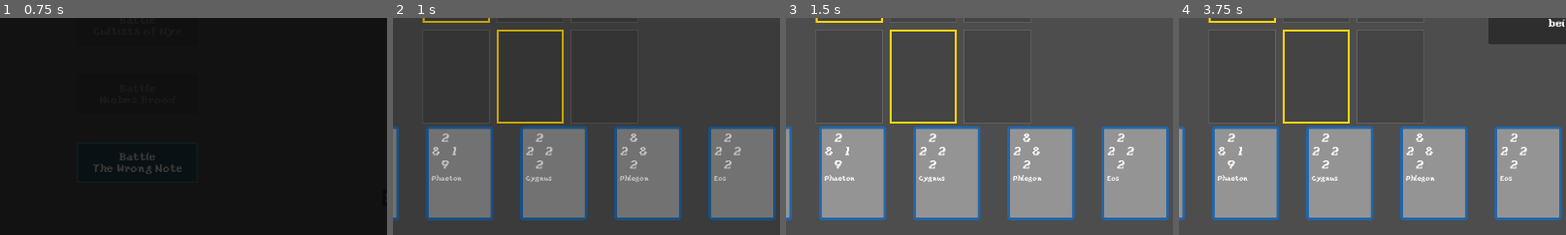
Above: before the commit, frames 1-4 (left to right).
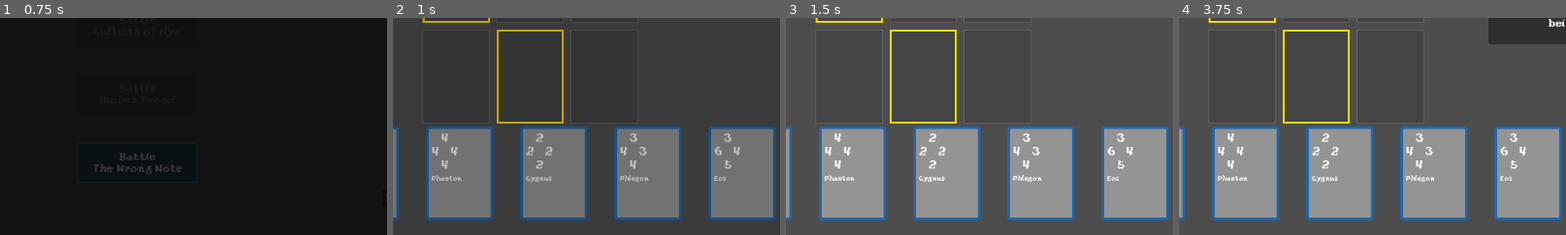
Above: after the commit, the same moments.

Repository: leslieharding/Mnemosyne
Game: Godot game, scene res://Scenes/RunMap.tscn
The game is run twice, just before and just after one commit, with the same random seed, the same clock (stepped at 60 frames per second) and the same inputs. This scene is started directly instead of the project's main scene.
Inputs (mouse positions are % of the whole screen's width and height, from its top left):
- Up to frame 1 (0.75 s): click "Battle The Wrong Note" at 0.5 s
- Up to frame 2 (1 s): no input
- Up to frame 3 (1.5 s): tap Enter (ui_accept) at 1.25 s; move the mouse to (45, 70) at 1.27 s; hold Up (ui_up) from 1.28 s (still down); hold Enter (ui_accept) from 1.28 s (still down); click (45, 70) at 1.42 s
- Up to frame 4 (3.75 s): release Up (ui_up) at 2 s; release Enter (ui_accept) at 2 s; click "📖" at 2 s; click "▶" at 2.75 s; click "X" at 3.5 s
The pictures show only the part of the screen within x 32-82%, y 50-100%; the shares and areas given below are measured in that part.

Frame 1 is identical in both runs. In frame 2, 0.4% of the frame differs, in the area x 10-90%, y 53-70%; in frame 3, 0.5%; in frame 4, 0.5%.

Commit message:
hunt fixed, weaker starting deck

Diff:
--- a/Resources/Abilities/hunt.tres
+++ b/Resources/Abilities/hunt.tres
@@ -5,7 +5,7 @@
 [resource]
 script = ExtResource("1_iggo7")
 ability_name = "Hunt"
-description = "Select a slot to hunt. Either fight an enemy card directly or lay a trap on an empty slot. "
+description = "Select a slot to hunt. If an enemy plays a card in the hunted slot the hunter attacks. "
 unlock_level = 0
 trigger_condition = 0
 metadata/_custom_type_script = "uid://cf0rb8uoxl6jj"
--- a/Resources/Collections/Apollo.tres
+++ b/Resources/Collections/Apollo.tres
@@ -3,11 +3,11 @@
 [ext_resource type="Script" uid="uid://lhqcxql28o5c" path="res://Resources/card_resource.gd" id="1_vqrrp"]
 [ext_resource type="Script" uid="uid://bx8x0dmil6800" path="res://Resources/card_ability.gd" id="2_gowu1"]
 [ext_resource type="Script" uid="uid://c4u8pww3jsm12" path="res://Resources/deck_definition.gd" id="2_w7xgs"]
-[ext_resource type="Script" uid="uid://cf0rb8uoxl6jj" path="res://Resources/Abilities/hunt_ability.gd" id="3_2h7tk"]
 [ext_resource type="Script" uid="uid://bdwr18g3ouvfo" path="res://Resources/god_card_collection.gd" id="3_cm1c1"]
 [ext_resource type="Script" uid="uid://bqbrhjegh1g6e" path="res://Resources/Abilities/stat_boost_ability.gd" id="3_p7jhq"]
 [ext_resource type="Script" uid="uid://bmxtvlg3nqx7s" path="res://Resources/level_data.gd" id="4_2h7tk"]
 [ext_resource type="Script" uid="uid://b72irnrav5w53" path="res://Resources/Abilities/defensive_counter_ability.gd" id="5_bufwg"]
+[ext_resource type="Script" uid="uid://dgsvwgjhs2vju" path="res://Resources/Abilities/stat_nullify_ability.gd" id="6_ca26u"]
 [ext_resource type="Script" uid="uid://43v8bwokc47i" path="res://Resources/Abilities/extended_range_ability.gd" id="7_qbbw0"]
 [ext_resource type="Script" uid="uid://d1cwgpmvptcjn" path="res://Resources/Abilities/passive_boost_ability.gd" id="8_xjxyc"]
 
@@ -74,7 +74,7 @@
 [sub_resource type="Resource" id="Resource_80o7w"]
 script = ExtResource("1_vqrrp")
 card_name = "Helios"
-values = Array[int]([5, 5, 5, 5])
+values = Array[int]([3, 3, 3, 3])
 description = "The sun titan arrives"
 abilities = Array[ExtResource("2_gowu1")]([SubResource("Resource_gowu1")])
 level_data = Array[ExtResource("4_2h7tk")]([SubResource("Resource_l7o3e"), SubResource("Resource_f31oe"), SubResource("Resource_gs2nm")])
@@ -92,7 +92,7 @@
 [sub_resource type="Resource" id="Resource_ogwmq"]
 script = ExtResource("1_vqrrp")
 card_name = "Phaeton"
-values = Array[int]([2, 1, 9, 8])
+values = Array[int]([4, 4, 4, 4])
 description = "Look up, you will see me driving the sun along"
 abilities = Array[ExtResource("2_gowu1")]([SubResource("Resource_71nia")])
 level_data = Array[ExtResource("4_2h7tk")]([])
@@ -100,12 +100,12 @@
 metadata/_custom_type_script = "uid://lhqcxql28o5c"
 
 [sub_resource type="Resource" id="Resource_p7jhq"]
-script = ExtResource("3_2h7tk")
-ability_name = "Hunt"
-description = "Select a slot to hunt. Either fight an enemy card directly or lay a trap on an empty slot."
-unlock_level = 0
-trigger_condition = 0
-metadata/_custom_type_script = "uid://cf0rb8uoxl6jj"
+script = ExtResource("6_ca26u")
+ability_name = "Stat Nullify"
+description = "When this card is captured, set its stats to 1"
+unlock_level = 0
+trigger_condition = 2
+metadata/_custom_type_script = "uid://dgsvwgjhs2vju"
 
 [sub_resource type="Resource" id="Resource_pdvfu"]
 script = ExtResource("1_vqrrp")
@@ -128,7 +128,7 @@
 [sub_resource type="Resource" id="Resource_j3ax7"]
 script = ExtResource("1_vqrrp")
 card_name = "Phlegon"
-values = Array[int]([8, 8, 2, 2])
+values = Array[int]([3, 3, 4, 4])
 description = "Shining bright"
 abilities = Array[ExtResource("2_gowu1")]([SubResource("Resource_njf8p")])
 level_data = Array[ExtResource("4_2h7tk")]([])
@@ -147,7 +147,7 @@
 [sub_resource type="Resource" id="Resource_bvknv"]
 script = ExtResource("1_vqrrp")
 card_name = "Eos"
-values = Array[int]([2, 2, 2, 2])
+values = Array[int]([3, 4, 5, 6])
 description = "Rosey Fingered Eos throws open the doors to a new day"
 abilities = Array[ExtResource("2_gowu1")]([SubResource("Resource_bi2ap")])
 level_data = Array[ExtResource("4_2h7tk")]([])
--- a/Scripts/card_battle_manager.gd
+++ b/Scripts/card_battle_manager.gd
@@ -2184,10 +2184,14 @@
 			# Restore the previous slot's original styling
 			restore_slot_original_styling(current_grid_index)
 
-		# Update the current selection to the hovered slot
 		current_grid_index = grid_index
 
-		# Apply selection highlight with awareness of sun spots
+		if grid_index in active_hunts:
+			print("Mouse entered hunt trap slot - preserving hunt styling but allowing selection")
+			# Don't change the visual styling, but the slot is now selected for placement
+			return
+
+		# Apply selection highlight with awareness of sun spots (for non-hunt slots)
 		apply_selection_highlight(grid_index)
 
 
@@ -2198,6 +2202,9 @@
 	# If this slot is not the currently selected one, restore its original styling
 	if current_grid_index != grid_index and not grid_occupied[grid_index]:
 		restore_slot_original_styling(grid_index)
+	# FIXED: If this IS the currently selected slot but has a hunt trap, restore hunt styling
+	elif current_grid_index == grid_index and grid_index in active_hunts:
+		apply_hunt_target_styling(grid_index)
 
 
 func restore_slot_original_styling(grid_index: int):
@@ -2206,8 +2213,11 @@
 
 	var slot = grid_slots[grid_index]
 
-	# Check if this is a sunlit position
-	if grid_index in sunlit_positions:
+	# FIXED: Check for hunt trap first, then sunlit position
+	if grid_index in active_hunts:
+		# Restore hunt trap styling
+		apply_hunt_target_styling(grid_index)
+	elif grid_index in sunlit_positions:
 		# Restore sunlit styling
 		apply_sunlit_styling(grid_index)
 	else:
@@ -2220,8 +2230,11 @@
 
 	var slot = grid_slots[grid_index]
 
-	# Check if this is a sunlit position
-	if grid_index in sunlit_positions:
+	# FIXED: Check for hunt trap first, then sunlit position
+	if grid_index in active_hunts:
+		# Don't override hunt trap styling with selection highlight
+		return
+	elif grid_index in sunlit_positions:
 		# Create a combined sunlit + selected style
 		var sunlit_selected_style = StyleBoxFlat.new()
 		sunlit_selected_style.bg_color = Color("#444444")
@@ -2236,28 +2249,31 @@
 
 		slot.add_theme_stylebox_override("panel", sunlit_selected_style)
 	else:
-		# Regular selection styling for non-sunlit slots
+		# Regular selection styling for non-special slots
 		slot.add_theme_stylebox_override("panel", selected_grid_style)
 
 
 # Grid click handler (only during player's turn)
 func _on_grid_gui_input(event, grid_index):
-	# Handle hunt target selection FIRST (before other input handling)
+	# Handle hunt target selection FIRST (but only during hunt mode setup)
 	if hunt_mode_active and current_hunter_owner == Owner.PLAYER:
 		if event is InputEventMouseButton:
 			if event.button_index == MOUSE_BUTTON_LEFT and event.pressed:
-				select_hunt_target(grid_index)
-				return  # Don't process normal card placement
+				# Only allow trap setup on empty slots for now (disable direct combat)
+				if not grid_occupied[grid_index]:
+					select_hunt_target(grid_index)
+				else:
+					print("Direct hunt combat disabled - can only set traps on empty slots")
+				return  # Don't process normal card placement during hunt mode
 
 	if not turn_manager.is_player_turn():
 		return
 
 	if event is InputEventMouseButton:
 		if event.button_index == MOUSE_BUTTON_LEFT and event.pressed:
-			# Only place card if a card is selected and grid is not occupied
+			# SIMPLIFIED: Just check if card selected and slot not occupied
+			# Hunt trap handling moved to place_card_on_grid()
 			if selected_card_index != -1 and not grid_occupied[grid_index]:
-				# The grid selection is already handled by mouse_entered
-				# Just place the card
 				place_card_on_grid()
 
 # Update the visual display of a card after its stats change
@@ -2273,11 +2289,20 @@
 		card_display.setup(card_data)
 		print("Updated card display for ", card_data.card_name, " with new values: ", card_data.values)
 
-# REPLACE the entire place_card_on_grid() function with this version:
-
 func place_card_on_grid():
 	if selected_card_index == -1 or current_grid_index == -1:
 		return
+
+	# FIXED: Handle hunt trap removal BEFORE checking if slot is occupied
+	if current_grid_index in active_hunts:
+		var hunt_data = active_hunts[current_grid_index]
+		# Only remove if it's our own hunt trap
+		if hunt_data.hunter_owner == Owner.PLAYER:
+			print("Removing player's own hunt trap from slot ", current_grid_index)
+			remove_hunt_trap(current_grid_index)
+		else:
+			print("Cannot place on enemy hunt trap!")
+			return
 
 	if grid_occupied[current_grid_index]:
 		print("Grid slot is already occupied!")
@@ -2395,7 +2420,7 @@
 
 	print("Card placed on grid at position", current_grid_index)
 
-	# Check for hunt traps before normal combat
+	# Check for hunt traps before normal combat (this will only affect enemy hunt traps now)
 	check_hunt_trap_trigger(current_grid_index, card_data, Owner.PLAYER)
 
 	# EXECUTE ON-PLAY ABILITIES BEFORE COMBAT (but after potential stat changes)
@@ -3249,7 +3274,6 @@
 	# Remove from tracking
 	active_hunts.erase(target_position)
 
-# Check for hunt traps when cards are placed
 func check_hunt_trap_trigger(grid_position: int, placed_card: CardResource, placing_owner: Owner):
 	if not grid_position in active_hunts:
 		return
@@ -3262,9 +3286,10 @@
 		remove_hunt_trap(grid_position)
 		return
 
-	# Don't trigger on friendly cards
+	# This function should only be called for enemy placements now
+	# (friendly placements handle trap removal in place_card_on_grid)
 	if placing_owner == hunt_data.hunter_owner:
-		print("Hunt trap not triggered - friendly card placed")
+		print("WARNING: check_hunt_trap_trigger called for friendly placement - this shouldn't happen")
 		remove_hunt_trap(grid_position)
 		return
 
